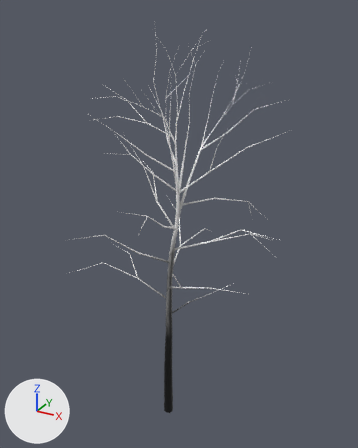
An edit to the glTF model meshes/nature/trees/birch_model_1.glb, drawn before and after from the same camera.
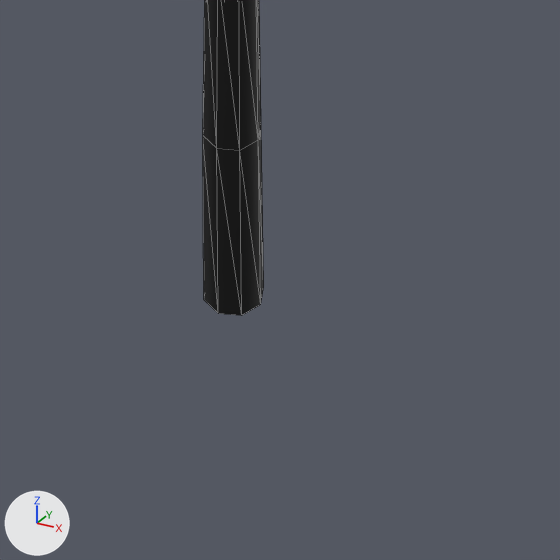
Each version appears first whole from a 50 mm camera at (10.79, -18.41, 20.68) aimed at (0.02, 1.18, 10.89), and next in a close-up on the part from 38% to 60% of the width and 82% to 100% of the height. Every picture has the same lights, and +X, +Y and +Z are marked at lower left. The close-ups show mesh edges as thin lines. Where no turn or scale is listed for an object, it has been applied to the vertices. Vertices at the same position are counted once.

The first close-up shows 'tree.002'.
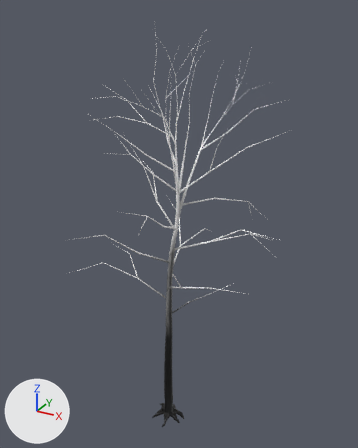
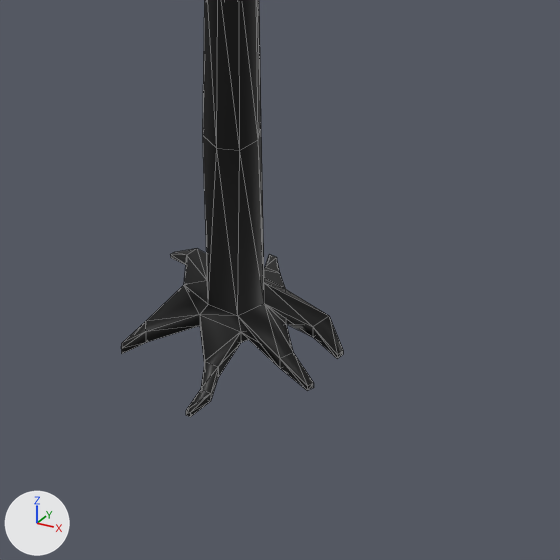
Boxes [x1, y1, x2, y2] around the edits, measured in the close-ups (560 x 560 px):
'tree.002', reshaped: before [203, 0, 264, 315]; after [121, 0, 343, 417]
part 1 of me_tree_001, built on: before [203, 137, 264, 315]; after [121, 137, 343, 417]

What the commit changed:
me_tree_001 is used by ob_tree_002; location (0.0, 0.0, 0.0).
me_tree_001 had 1460 vertices, 2096 faces and spanned x -4.8..5.7, y -4.4..6.2, z 0.0..20.1.
me_tree_001 now has 1522 vertices, 2226 faces and spans x -4.8..5.7, y -4.4..6.2, z -0.6..20.1.
Part 1, on me_tree_001:
5 vertices are removed from x -0.2..0.2, y -0.2..0.2, z 0.0.
13 faces are deleted.
67 vertices are added at x -0.9..0.9, y -0.9..1.0, z -0.6..0.0.
143 new faces join them.
